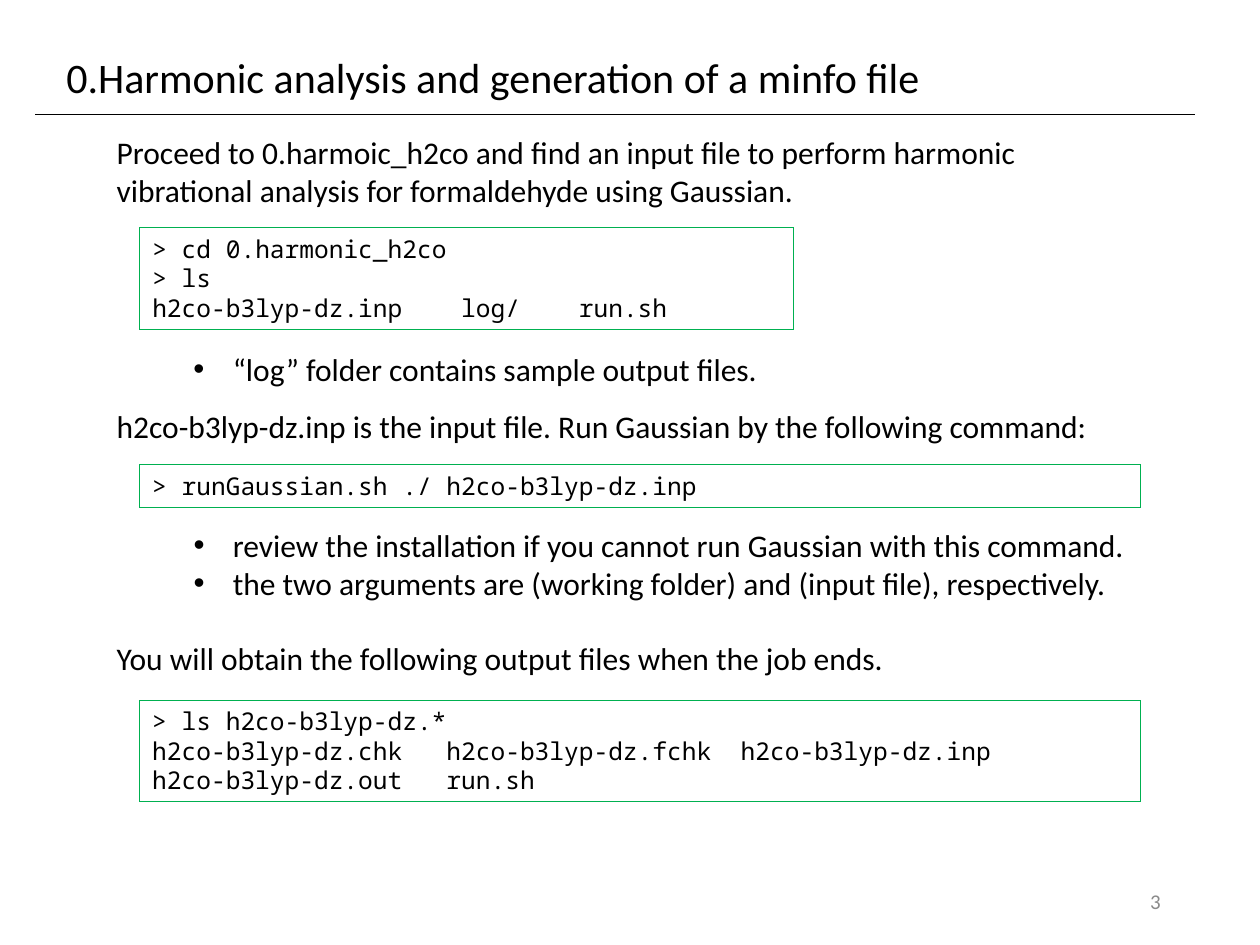
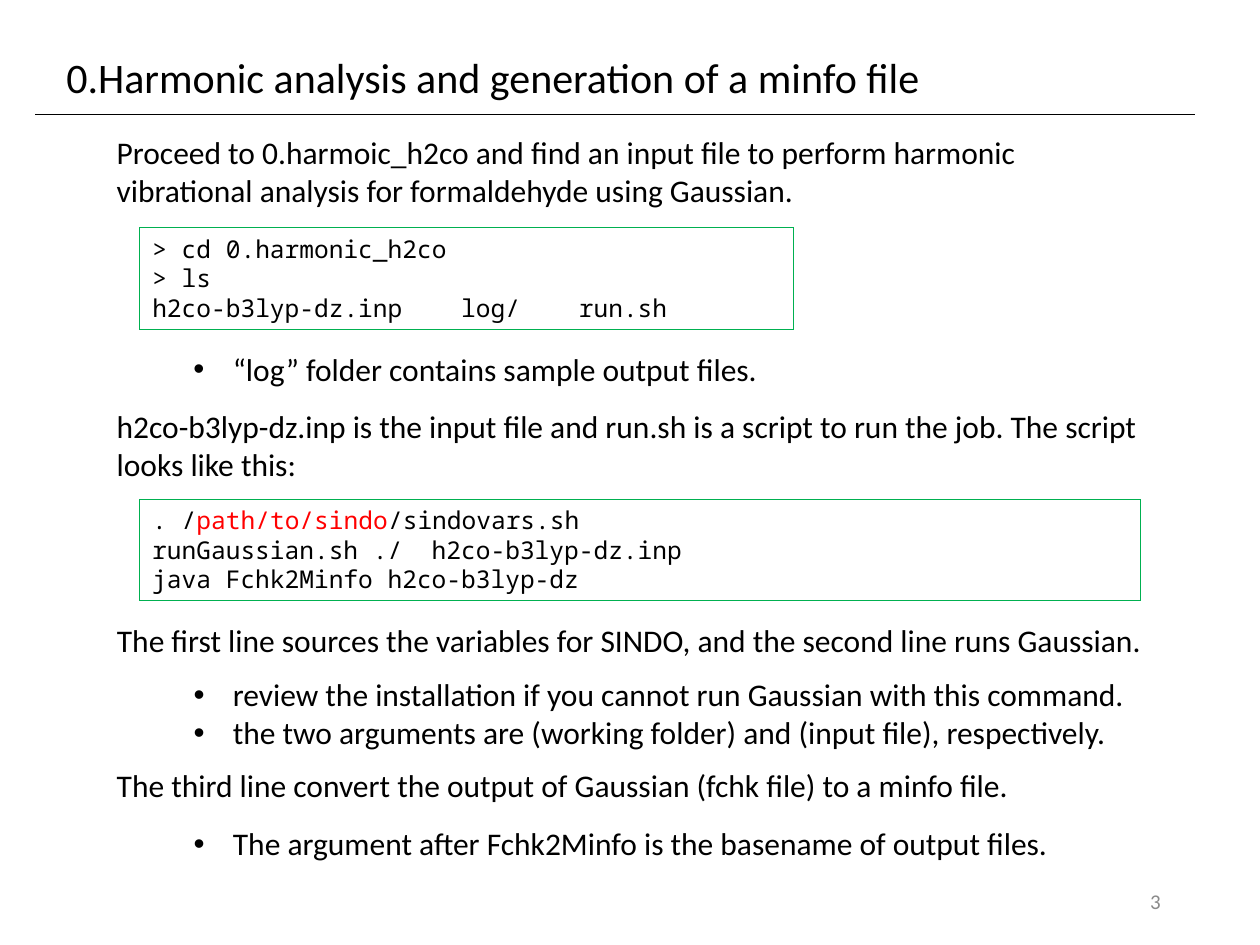
Before and after one commit to yagikiyoshi/sindo, a slide deck: slide 4 of doc/MakePES/usage_MakePES.pptx. Drawn at 1260x945 pixels with LibreOffice and Linux fonts; fonts in the diff are those of the drawing. Boxes give left, top, right and bottom in pixels: in the first picture for what was removed or moved away, otherwise in the second. Text is boxed around its words. In the diff, an @@ line names an element or a change of style, - is before the commit and + after.

```diff
--- a/doc/MakePES/usage_MakePES.pptx
+++ b/doc/MakePES/usage_MakePES.pptx
@@ text at (x1=117, y1=416, x2=1136, y2=477): text changed @@
-h2co-b3lyp-dz.inp is the input file. Run Gaussian by the following command:
+h2co-b3lyp-dz.inp is the input file and run.sh is a script to run the job. The script looks like this:
@@ rectangle ". /path/to/sindo/sindovars.sh" resized from (x1=140, y1=465, x2=1142, y2=508) to (x1=140, y1=499, x2=1142, y2=601) @@
@@ text in rectangle at (x1=152, y1=510, x2=682, y2=594): text changed @@
-> runGaussian.sh ./ h2co-b3lyp-dz.inp
+. /path/to/sindo/sindovars.sh
+runGaussian.sh ./ h2co-b3lyp-dz.inp
+java Fchk2Minfo h2co-b3lyp-dz
@@ text removed at (x1=117, y1=648, x2=883, y2=676) @@
-You will obtain the following output files when the job ends.
@@ text added at (x1=117, y1=630, x2=1141, y2=656), 18 pt, text #000000 @@
+The first line sources the variables for SINDO, and the second line runs Gaussian.
@@ text "review the installation if you ..." moved from (x1=233, y1=535, x2=1123, y2=601) to (x1=233, y1=684, x2=1123, y2=750) @@
@@ rectangle removed at (x1=140, y1=701, x2=1142, y2=803) @@
-> ls h2co-b3lyp-dz.*
-h2co-b3lyp-dz.chk h2co-b3lyp-dz.fchk h2co-b3lyp-dz.inp
-h2co-b3lyp-dz.out run.sh
@@ text added at (x1=117, y1=774, x2=1007, y2=802), 18 pt, text #000000 @@
+The third line convert the output of Gaussian (fchk file) to a minfo file.
@@ text added at (x1=233, y1=833, x2=1047, y2=861), 18 pt, text #000000 @@
+• The argument after Fchk2Minfo is the basename of output files.
```
Also in this commit, not shown: 22 other slides changed, 1 slide added, 2 slides removed, 23 other files.
